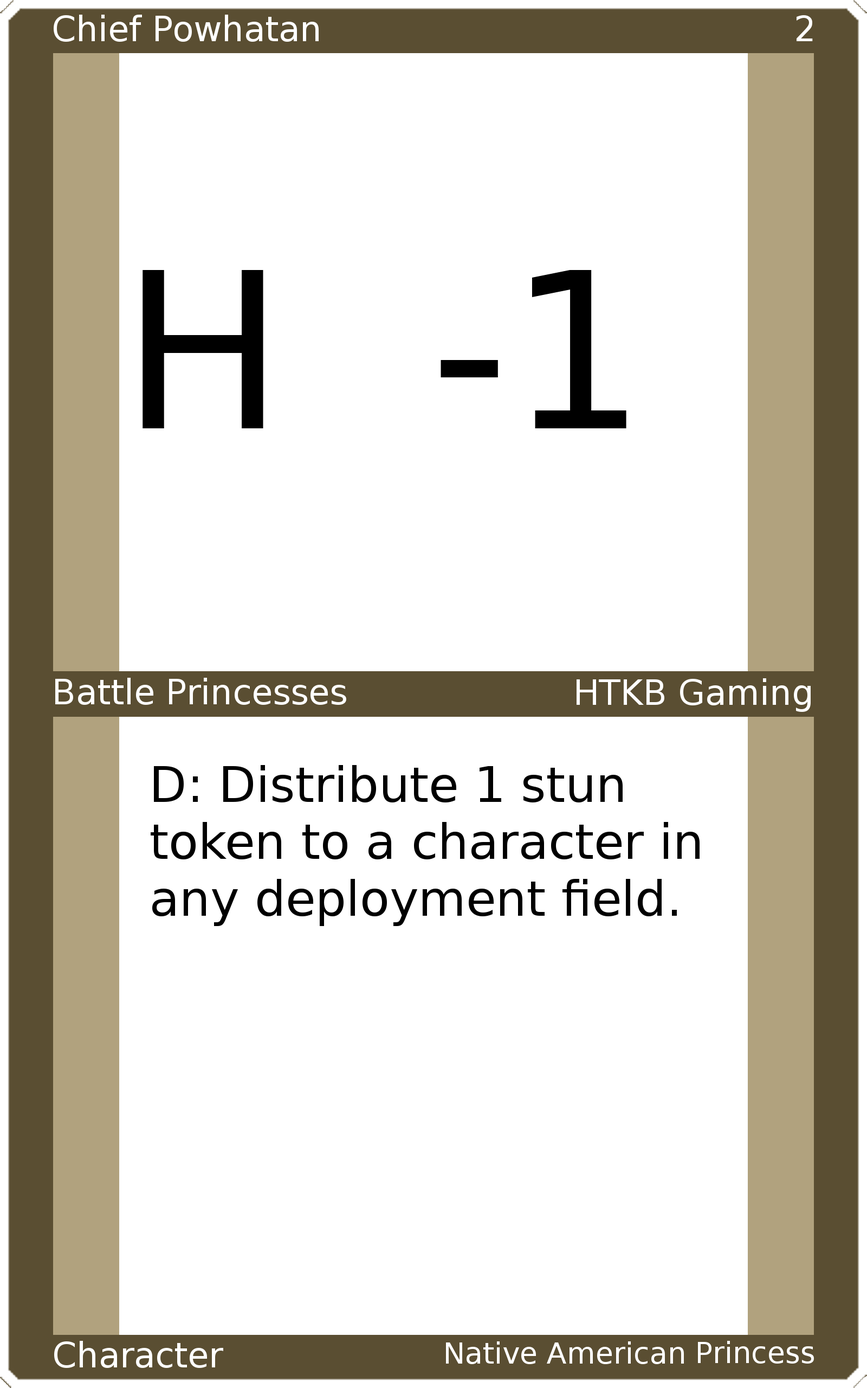
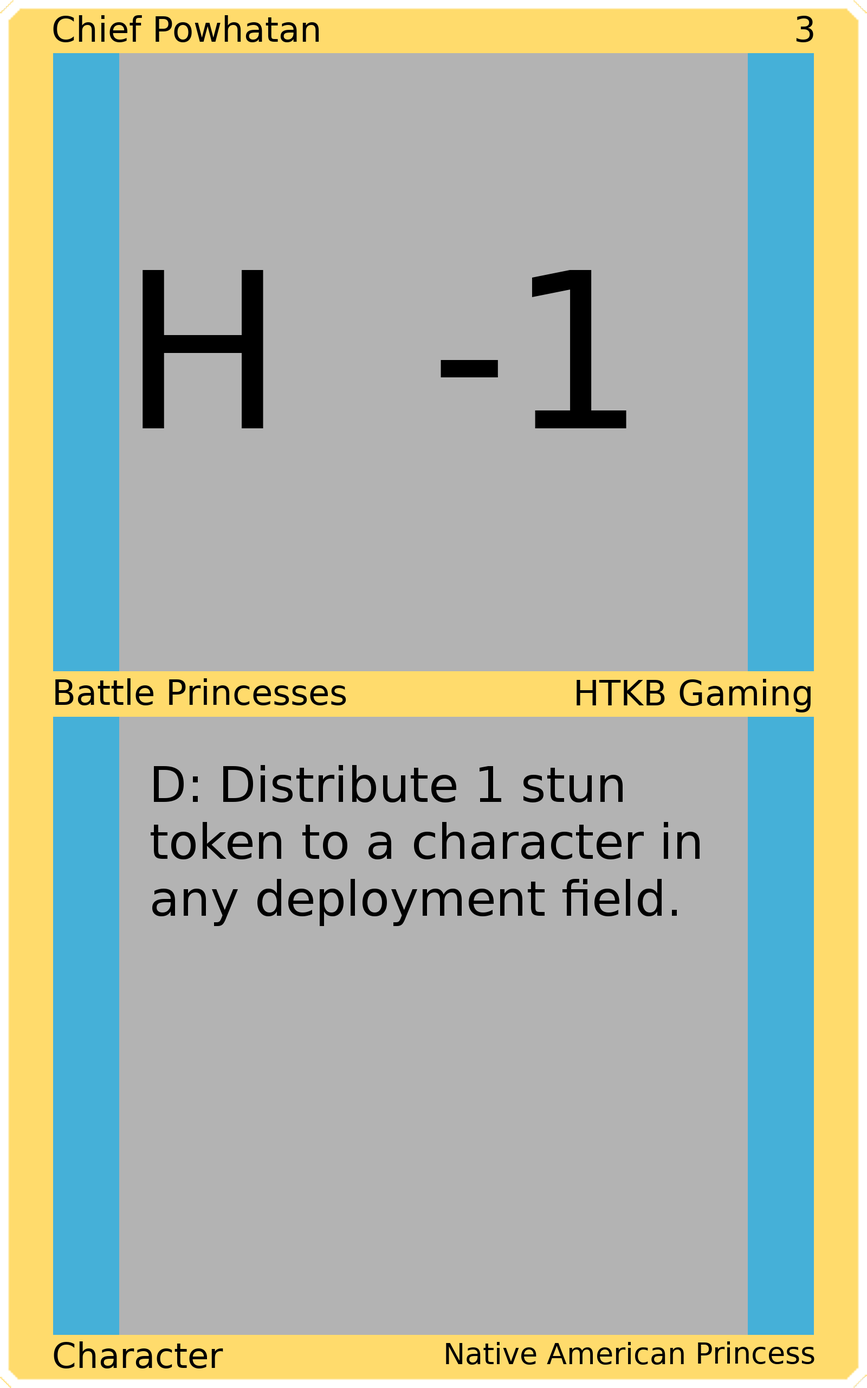
Layer changes from the first 867x1388 image to the second:
painted on "Upper Left" over [53, 14, 320, 43]
painted on "Upper Right" over [796, 15, 814, 43]
painted on "Mid Left" over [55, 677, 347, 706]
painted on "Mid Right" over [576, 678, 811, 713]
painted on "Bottom Left" over [53, 1340, 224, 1369]
painted on "Bottom Right" over [446, 1340, 815, 1365]
painted on "Border" over [0, 0, 867, 1388]
painted on "Top Background" over [119, 52, 748, 673]
painted on "Bottom Background" over [119, 715, 748, 1336]
painted on "Background" over [35, 35, 832, 1352]
